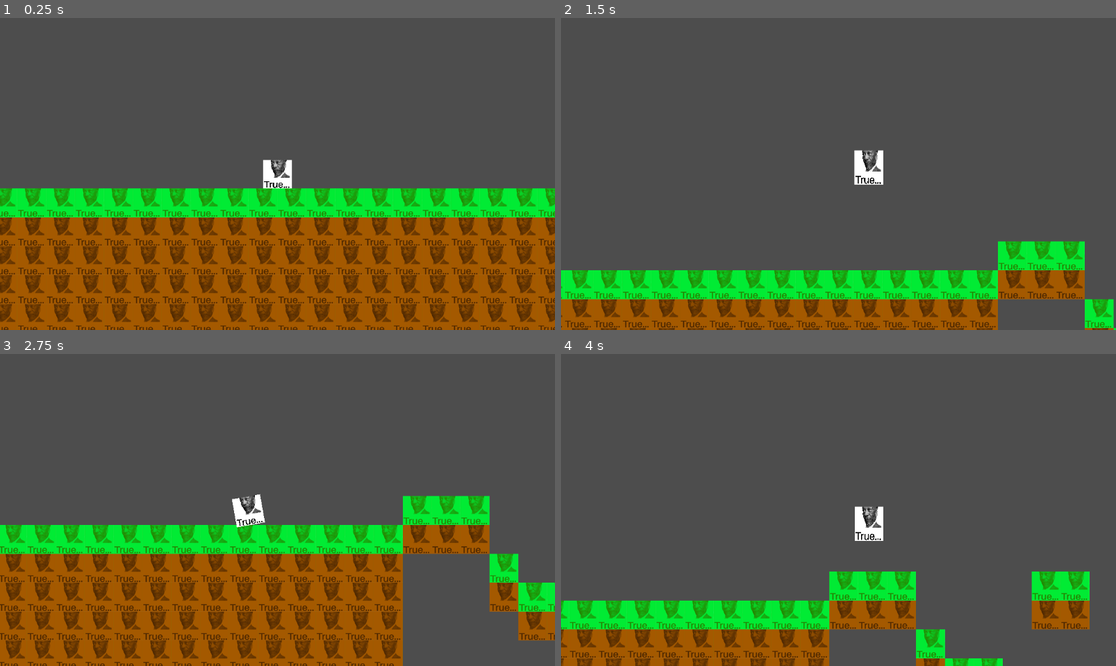
Above: before the commit, frames 1-4 (two rows, left to right).
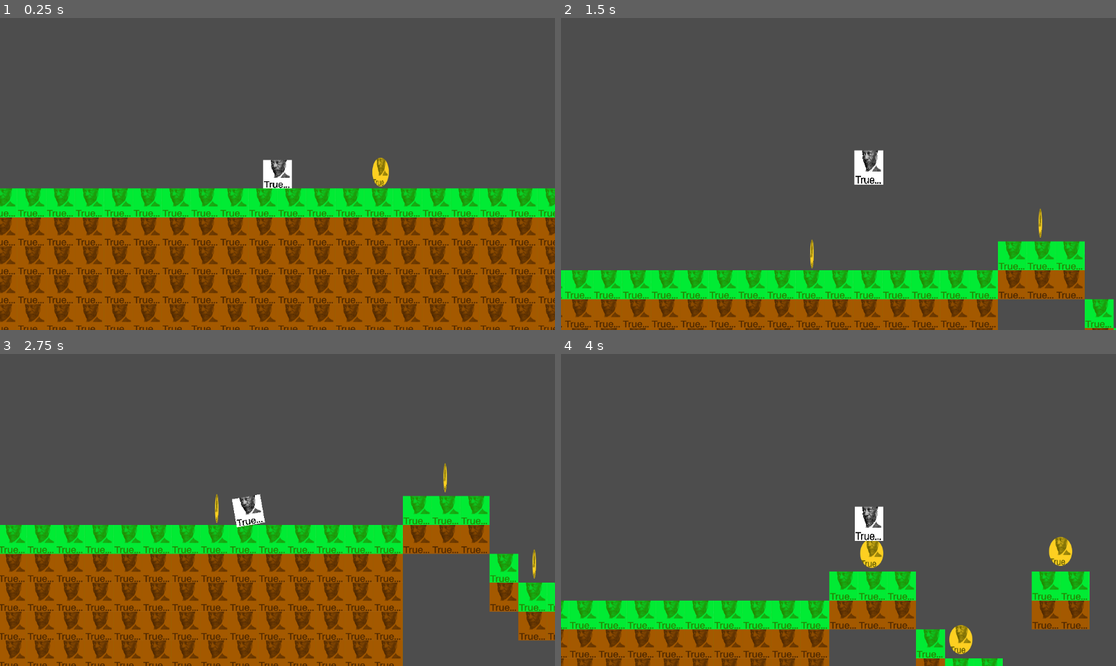
Above: after the commit, the same moments.

Repository: mqcute/True...
Game: Godot game, scene res://Scenes/Game.tscn
The game is run twice, just before and just after one commit, with the same random seed, the same clock (stepped at 60 frames per second) and the same inputs.
Inputs:
- Up to frame 1 (0.25 s): no input
- Up to frame 2 (1.5 s): hold Right (ui_right) from 0.53 s (still down); tap Space (jump) at 0.77 s
- Up to frame 3 (2.75 s): tap Space (jump) at 1.52 s; release Right (ui_right) at 2.03 s; hold Left (ui_left) from 2.03 s (still down)
- Up to frame 4 (4 s): release Left (ui_left) at 2.78 s; hold Right (ui_right) from 2.78 s (still down); tap Space (jump) at 3.02, 3.77 s

The runs differ from the first frame. In frame 1, 0.2% of the frame differs, in the area x 67-71%, y 44-55%; in frame 2, 0.1%; in frame 3, 0.2%; in frame 4, 0.9%, in the area x 53-93%, y 58-97%.

Commit message:
added pickups

Diff:
--- a/Scenes/Game.tscn
+++ b/Scenes/Game.tscn
@@ -6,6 +6,7 @@
 [ext_resource type="PackedScene" uid="uid://c56bclrr8wyj7" path="res://Scenes/platform.tscn" id="3_kldst"]
 [ext_resource type="Script" uid="uid://ddi10jpfgfnhj" path="res://Scripts/platform.gd" id="4_7lihs"]
 [ext_resource type="Texture2D" uid="uid://breujy4vg1umt" path="res://Assets/heaven.jpg" id="5_b2bpf"]
+[ext_resource type="PackedScene" uid="uid://s3l1vj2ubr5p" path="res://Scenes/coin.tscn" id="7_fgofq"]
 
 [sub_resource type="TileSetAtlasSource" id="TileSetAtlasSource_kldst"]
 texture = ExtResource("3_j5yw3")
@@ -100,5 +101,55 @@
 position_smoothing_enabled = true
 position_smoothing_speed = 5.05
 
+[node name="Coins" type="Node" parent="." unique_id=1178372439]
+
+[node name="coin" parent="Coins" unique_id=1538402616 instance=ExtResource("7_fgofq")]
+position = Vector2(214, -34)
+
+[node name="coin2" parent="Coins" unique_id=780260279 instance=ExtResource("7_fgofq")]
+position = Vector2(688, -98)
+
+[node name="coin3" parent="Coins" unique_id=1886699239 instance=ExtResource("7_fgofq")]
+position = Vector2(873, 81)
+
+[node name="coin4" parent="Coins" unique_id=570808963 instance=ExtResource("7_fgofq")]
+position = Vector2(1080, -102)
+
+[node name="coin5" parent="Coins" unique_id=593550908 instance=ExtResource("7_fgofq")]
+position = Vector2(1101, 192)
+
+[node name="coin6" parent="Coins" unique_id=149902071 instance=ExtResource("7_fgofq")]
+position = Vector2(1326, 375)
+
+[node name="coin7" parent="Coins" unique_id=396434908 instance=ExtResource("7_fgofq")]
+position = Vector2(1380, 375)
+
+[node name="coin8" parent="Coins" unique_id=222271172 instance=ExtResource("7_fgofq")]
+position = Vector2(1442, 370)
+
+[node name="coin10" parent="Coins" unique_id=867608504 instance=ExtResource("7_fgofq")]
+position = Vector2(1258, -222)
+
+[node name="coin11" parent="Coins" unique_id=2125571657 instance=ExtResource("7_fgofq")]
+position = Vector2(1440, -95)
+
+[node name="coin12" parent="Coins" unique_id=912027242 instance=ExtResource("7_fgofq")]
+position = Vector2(1622, -218)
+
+[node name="coin13" parent="Coins" unique_id=690003866 instance=ExtResource("7_fgofq")]
+position = Vector2(1792, -334)
+
+[node name="coin14" parent="Coins" unique_id=2039325298 instance=ExtResource("7_fgofq")]
+position = Vector2(1912, -452)
+
+[node name="coin15" parent="Coins" unique_id=1139855445 instance=ExtResource("7_fgofq")]
+position = Vector2(2077, -428)
+
+[node name="coin16" parent="Coins" unique_id=1844209456 instance=ExtResource("7_fgofq")]
+position = Vector2(2083, -1792)
+
+[node name="coin9" parent="Coins" unique_id=1545866574 instance=ExtResource("7_fgofq")]
+position = Vector2(1796, 324)
+
 [connection signal="body_entered" from="platform/Area2D" to="platform" method="_on_area_2d_body_entered"]
 [connection signal="body_exited" from="platform/Area2D" to="platform" method="_on_area_2d_body_exited"]
--- /dev/null
+++ b/Scenes/coin.gd
@@ -0,0 +1,5 @@
+extends Area2D
+
+func _on_body_entered(_body: Node2D) -> void:
+	print("coin")
+	queue_free()
--- /dev/null
+++ b/Scenes/coin.tscn
@@ -0,0 +1,100 @@
+[gd_scene format=3 uid="uid://s3l1vj2ubr5p"]
+
+[ext_resource type="Texture2D" uid="uid://bqoy74d6m6eqi" path="res://Assets/coin.png" id="1_d5gmh"]
+[ext_resource type="Script" uid="uid://bbu66hhcfvae0" path="res://Scenes/coin.gd" id="1_jgi06"]
+
+[sub_resource type="AtlasTexture" id="AtlasTexture_2qo34"]
+atlas = ExtResource("1_d5gmh")
+region = Rect2(0, 0, 60, 60)
+
+[sub_resource type="AtlasTexture" id="AtlasTexture_jgi06"]
+atlas = ExtResource("1_d5gmh")
+region = Rect2(60, 0, 60, 60)
+
+[sub_resource type="AtlasTexture" id="AtlasTexture_g537i"]
+atlas = ExtResource("1_d5gmh")
+region = Rect2(120, 0, 60, 60)
+
+[sub_resource type="AtlasTexture" id="AtlasTexture_h2p6v"]
+atlas = ExtResource("1_d5gmh")
+region = Rect2(180, 0, 60, 60)
+
+[sub_resource type="AtlasTexture" id="AtlasTexture_ffmqm"]
+atlas = ExtResource("1_d5gmh")
+region = Rect2(240, 0, 60, 60)
+
+[sub_resource type="AtlasTexture" id="AtlasTexture_81h6x"]
+atlas = ExtResource("1_d5gmh")
+region = Rect2(300, 0, 60, 60)
+
+[sub_resource type="AtlasTexture" id="AtlasTexture_qbp07"]
+atlas = ExtResource("1_d5gmh")
+region = Rect2(360, 0, 60, 60)
+
+[sub_resource type="AtlasTexture" id="AtlasTexture_2l7mo"]
+atlas = ExtResource("1_d5gmh")
+region = Rect2(420, 0, 60, 60)
+
+[sub_resource type="AtlasTexture" id="AtlasTexture_q30xt"]
+atlas = ExtResource("1_d5gmh")
+region = Rect2(480, 0, 60, 60)
+
+[sub_resource type="AtlasTexture" id="AtlasTexture_7w2r2"]
+atlas = ExtResource("1_d5gmh")
+region = Rect2(540, 0, 60, 60)
+
+[sub_resource type="SpriteFrames" id="SpriteFrames_tthw5"]
+animations = [{
+"frames": [{
+"duration": 1.0,
+"texture": SubResource("AtlasTexture_2qo34")
+}, {
+"duration": 1.0,
+"texture": SubResource("AtlasTexture_jgi06")
+}, {
+"duration": 1.0,
+"texture": SubResource("AtlasTexture_g537i")
+}, {
+"duration": 1.0,
+"texture": SubResource("AtlasTexture_h2p6v")
+}, {
+"duration": 1.0,
+"texture": SubResource("AtlasTexture_ffmqm")
+}, {
+"duration": 1.0,
+"texture": SubResource("AtlasTexture_81h6x")
+}, {
+"duration": 1.0,
+"texture": SubResource("AtlasTexture_qbp07")
+}, {
+"duration": 1.0,
+"texture": SubResource("AtlasTexture_2l7mo")
+}, {
+"duration": 1.0,
+"texture": SubResource("AtlasTexture_q30xt")
+}, {
+"duration": 1.0,
+"texture": SubResource("AtlasTexture_7w2r2")
+}],
+"loop": true,
+"name": &"default",
+"speed": 5.0
+}]
+
+[sub_resource type="CapsuleShape2D" id="CapsuleShape2D_6pu15"]
+radius = 23.0
+height = 60.0
+
+[node name="coin" type="Area2D" unique_id=1538402616]
+collision_mask = 2
+script = ExtResource("1_jgi06")
+
+[node name="AnimatedSprite2D" type="AnimatedSprite2D" parent="." unique_id=1130681882]
+sprite_frames = SubResource("SpriteFrames_tthw5")
+autoplay = "default"
+frame_progress = 0.23869029
+
+[node name="CollisionShape2D" type="CollisionShape2D" parent="." unique_id=1674619205]
+shape = SubResource("CapsuleShape2D_6pu15")
+
+[connection signal="body_entered" from="." to="." method="_on_body_entered"]
--- a/Scenes/player.tscn
+++ b/Scenes/player.tscn
@@ -6,6 +6,7 @@
 size = Vector2(60, 60)
 
 [node name="Player" type="CharacterBody2D" unique_id=1156407903]
+collision_layer = 2
 
 [node name="Sprite2D" type="Sprite2D" parent="." unique_id=780256525]
 scale = Vector2(0.016, 0.016)
Binary file added: Assets/coin.png
Not shown, added: Assets/coin.png.import
Not shown, added: Scenes/coin.gd.uid
